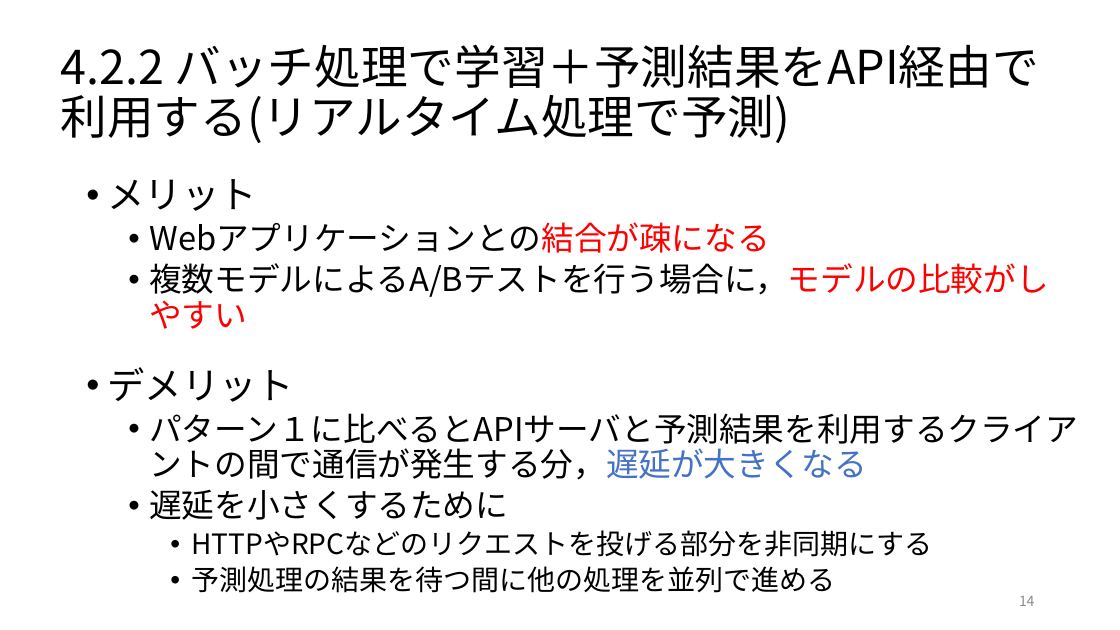
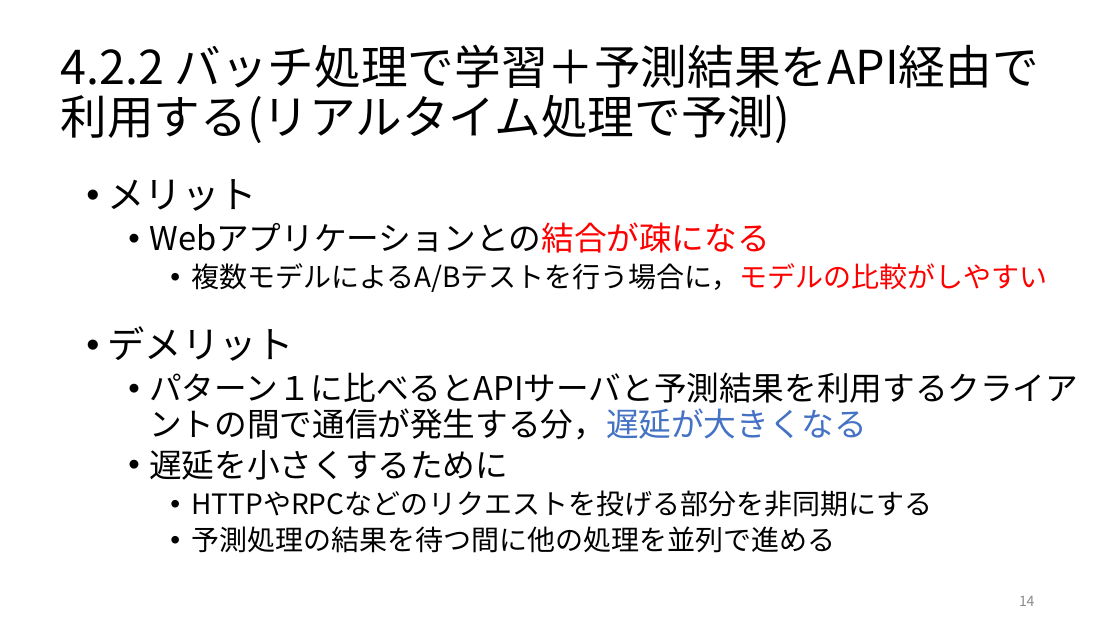
Before and after one commit to ryosuke-ku/Rinko, a slide deck: slide 14 of 仕事ではじめる機械学習第4章.pptx. Drawn at 1120x630 pixels with LibreOffice and Linux fonts; fonts in the diff are those of the drawing. Boxes give left, top, right and bottom in pixels: in the first picture for what was removed or moved away, otherwise in the second. Text is boxed around its words. In the diff, an @@ line names an element or a change of style, - is before the commit and + after.

Commit message:
add 仕事で始める機械学習第4章を編集しました

```diff
--- a/仕事ではじめる機械学習第4章.pptx
+++ b/仕事ではじめる機械学習第4章.pptx
@@ text at <box>191,263,1047,292</box>: size 28 to 24 pt in "複数モデルによるA/Bテストを行う場合に，モデルの比較がしやすい"; list level 2 to 3 in "複数モデルによるA/Bテストを行う場合に，モデルの比較がしやすい" @@
```
Also in this commit, not shown: 2 other slides changed.
